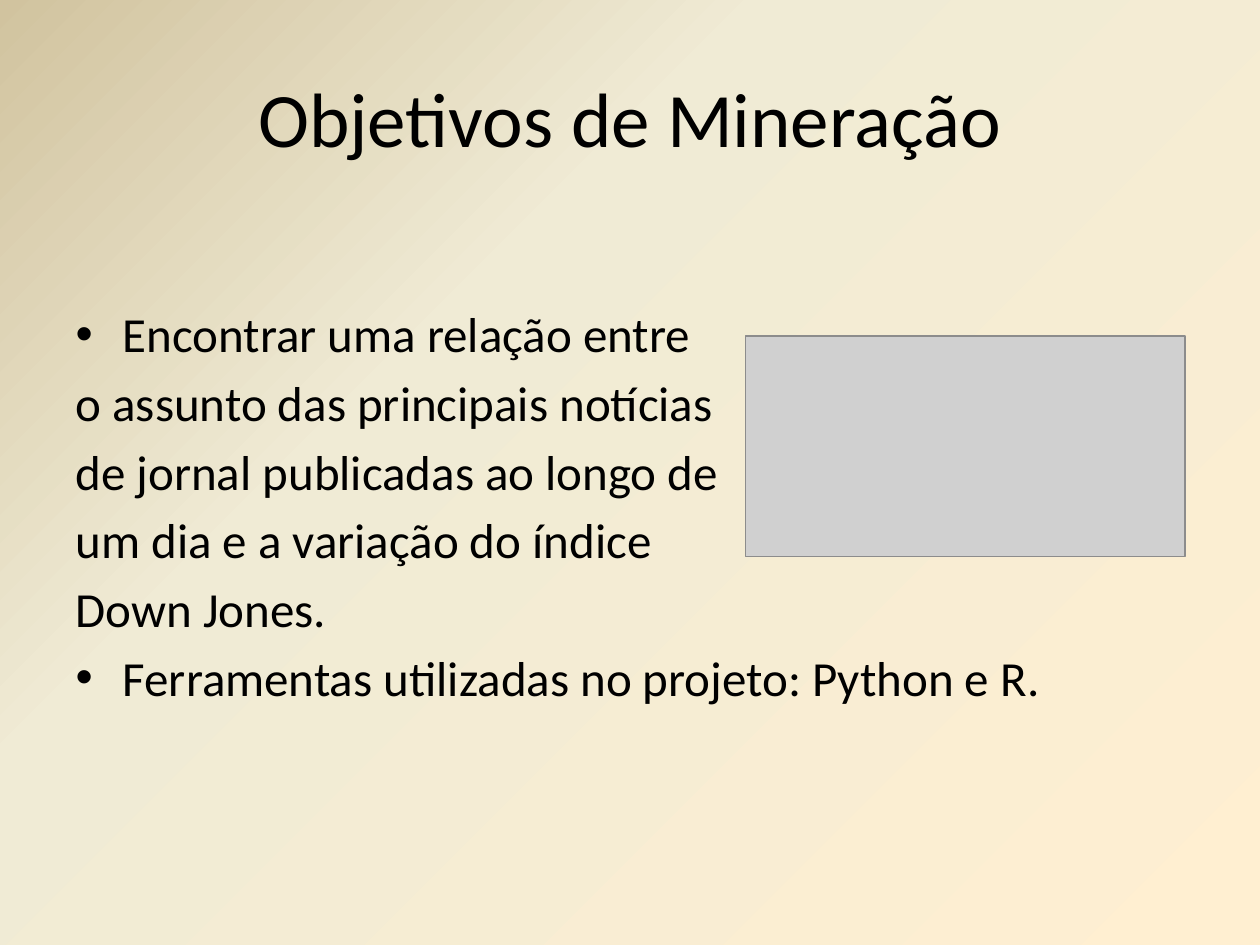
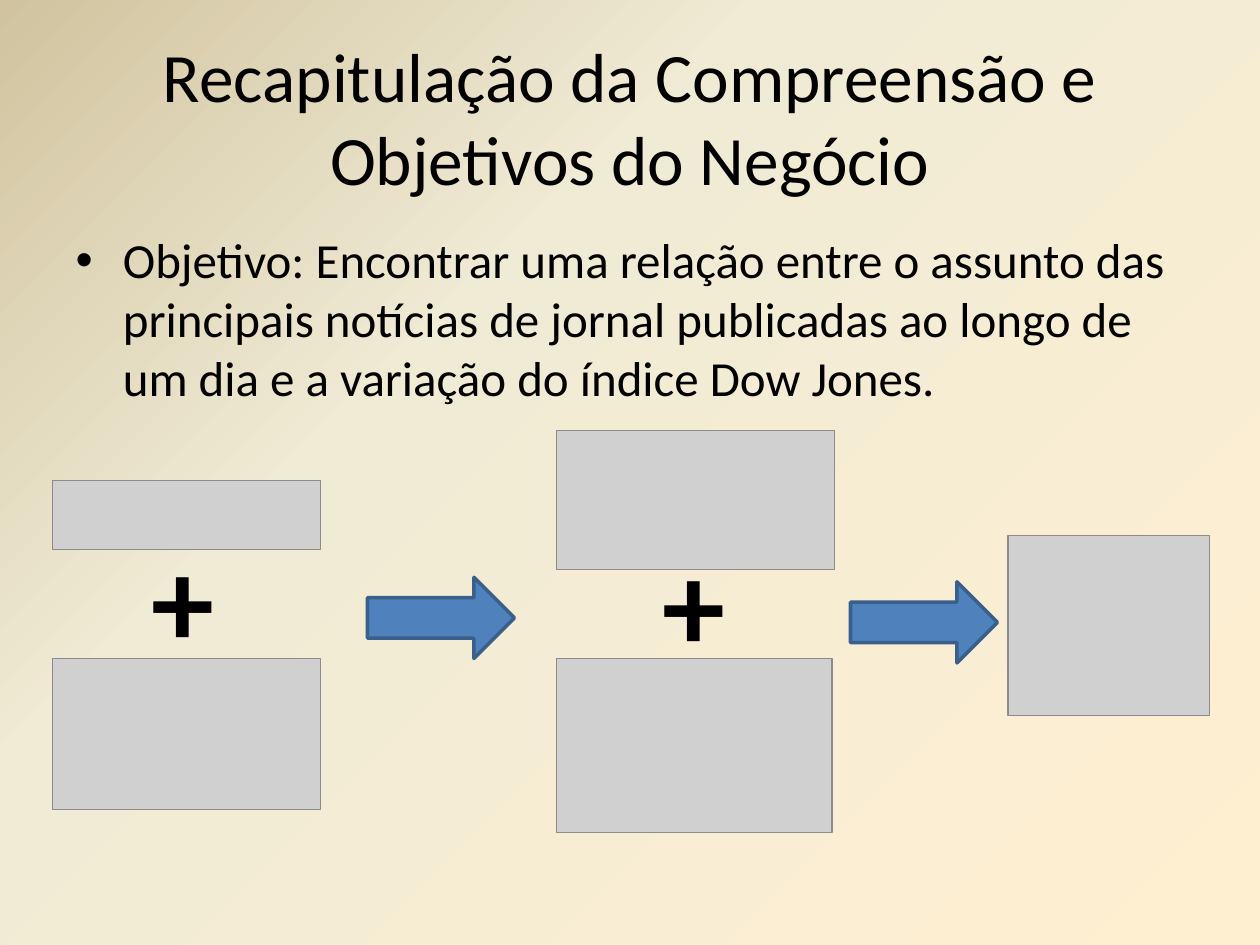
Before and after one commit to mmcastanho/python_kdd, a slide deck: slide 2 of Etapa1_Andre_Matheus.pptx (slide 3 before the commit). Drawn at 1260x945 pixels with LibreOffice and Linux fonts; fonts in the diff are those of the drawing; grey boxes stand for pictures. Boxes give left, top, right and bottom in pixels: in the first picture for what was removed or moved away, otherwise in the second. Text is boxed around its words. In the diff, an @@ line names an element or a change of style, - is before the commit and + after.

```diff
--- a/Etapa1_Andre_Matheus.pptx
+++ b/Etapa1_Andre_Matheus.pptx
@@ title at [163,54,1096,197]: text changed; size 44 to 39.6 pt @@
-Objetivos de Mineração
+Recapitulação da Compreensão e Objetivos do Negócio
@@ text at [123,244,1164,405]: text changed @@
-• Encontrar uma relação entre
-o assunto das principais notícias
-de jornal publicadas ao longo de
-um dia e a variação do índice
-Down Jones.
-• Ferramentas utilizadas no projeto: Python e R.
+• Objetivo: Encontrar uma relação entre o assunto das principais notícias de jornal publicadas ao longo de um dia e a variação do índice Dow Jones.
@@ picture removed at [746,336,1186,557] @@
@@ picture added at [557,431,835,570] @@
@@ picture added at [53,481,320,549] @@
@@ text added at [139,515,220,680], 72 pt, text #000000, bold @@
++
@@ text added at [650,519,732,684], 72 pt, text #000000, bold @@
++
@@ picture added at [1008,536,1210,716] @@
@@ right arrow added at [368,577,515,658], fill #4F81BD, outline #3A5F8C 2 pt @@
@@ right arrow added at [850,582,998,663], fill #4F81BD, outline #3A5F8C 2 pt @@
@@ picture added at [53,659,320,810] @@
@@ picture added at [557,659,833,833] @@
```
Also in this commit, not shown: 3 other slides changed, 6 slides added, 5 slides removed, 3 other files.
